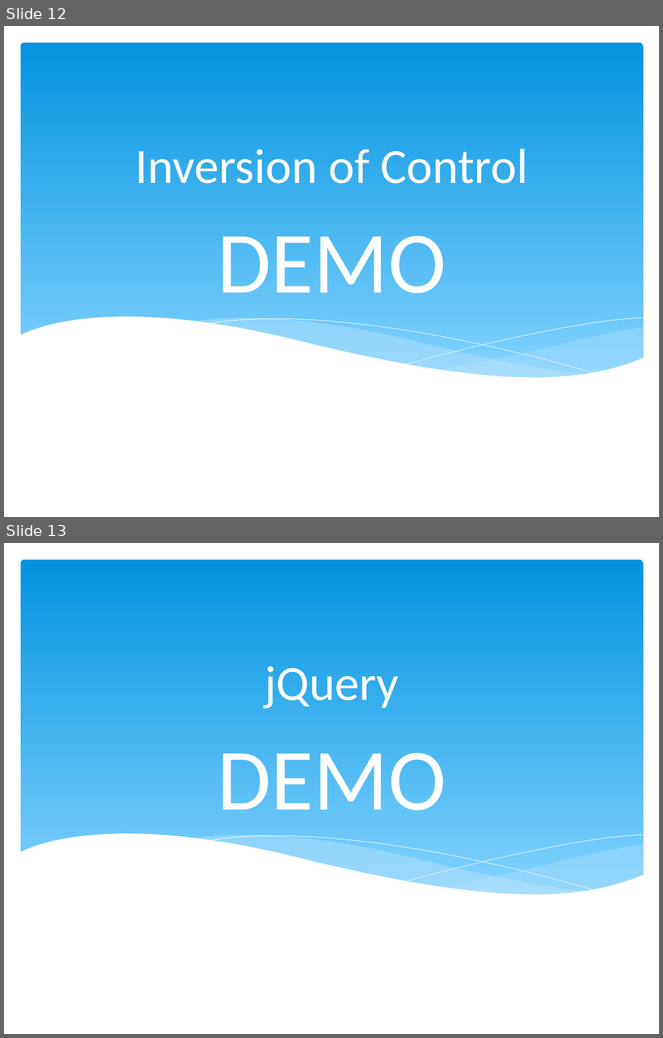
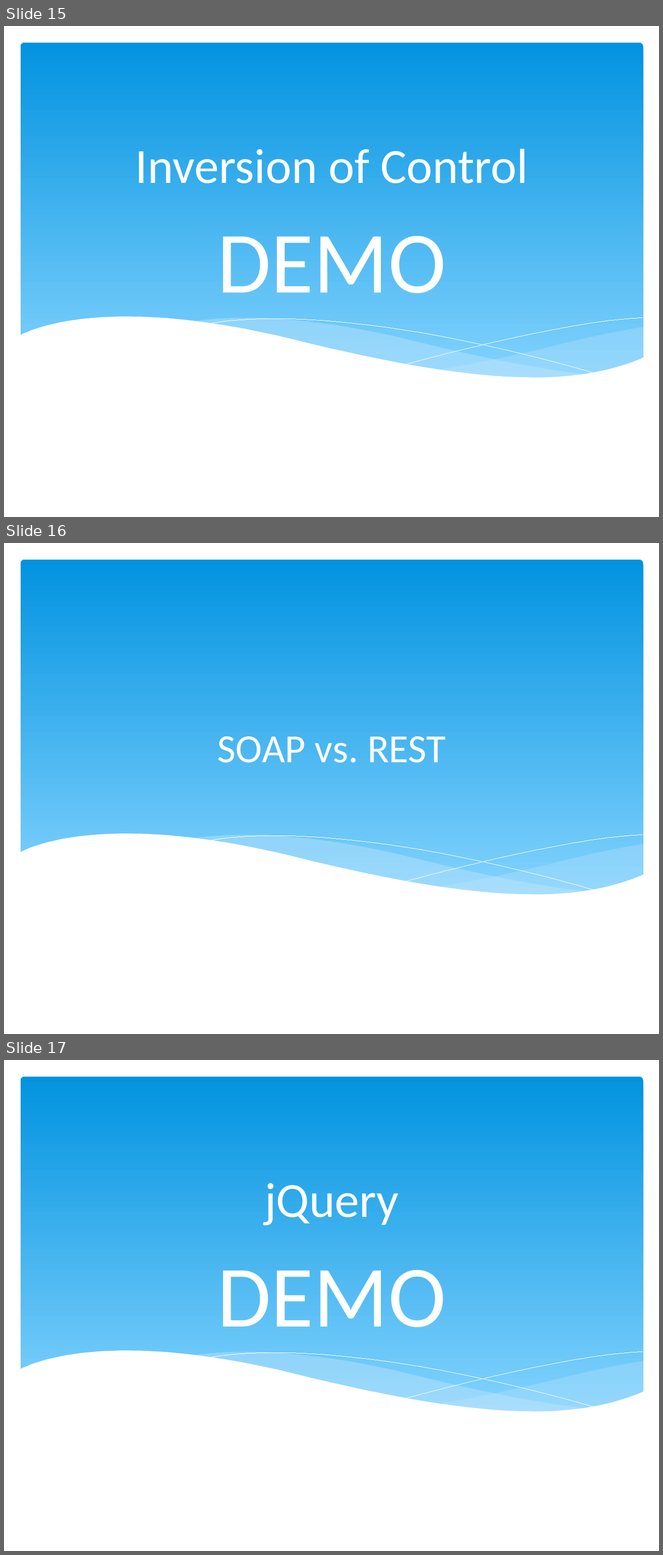
Before and after one commit to trayburn/Presentations.WcfTopics, a slide deck: Designing WCF Services.pptx. Shown one above the other, each under a label of ours: slides 12 and 13 before the commit, slides 15, 16 and 17 after it. The pictures are 663x1038 and 663x1555 pixels, drawn with LibreOffice and Linux fonts; fonts in the diff are those of the drawing; background and template pictures are left out. Boxes give left, top, right and bottom in pixels: in the first picture for what was removed or moved away, otherwise in the second. Text is boxed around its words. In the diff, an @@ line names an element or a change of style, - is before the commit and + after.

```diff
--- a/Designing WCF Services.pptx
+++ b/Designing WCF Services.pptx
@@ slide 16 added at <box>4,543,659,1034</box>, background #FFFFFF; not listed: 6 template elements that a slide beside it also shows @@
@@ title added at <box>218,736,446,763</box>, 44 pt, text #FFFFFF @@
+SOAP vs. REST
@@ what was slide 12 is now slide 15 @@
@@ what was slide 13 is now slide 17 @@
```
Also in this commit, not shown: 4 other slides added.
